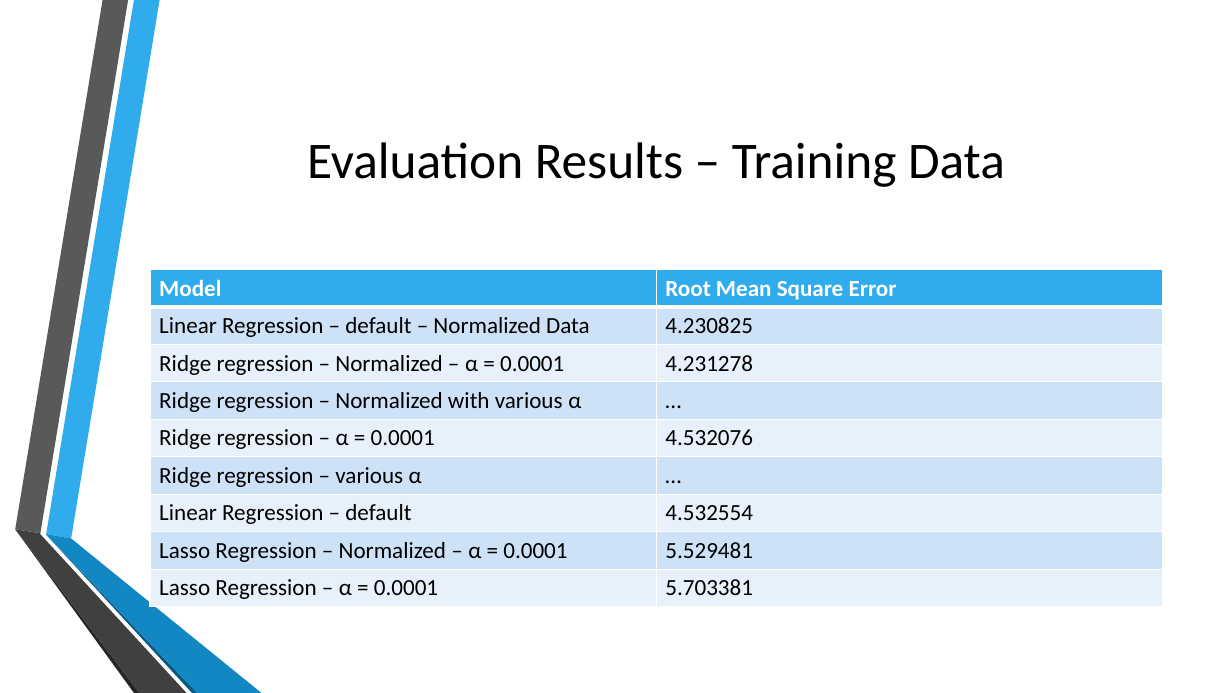
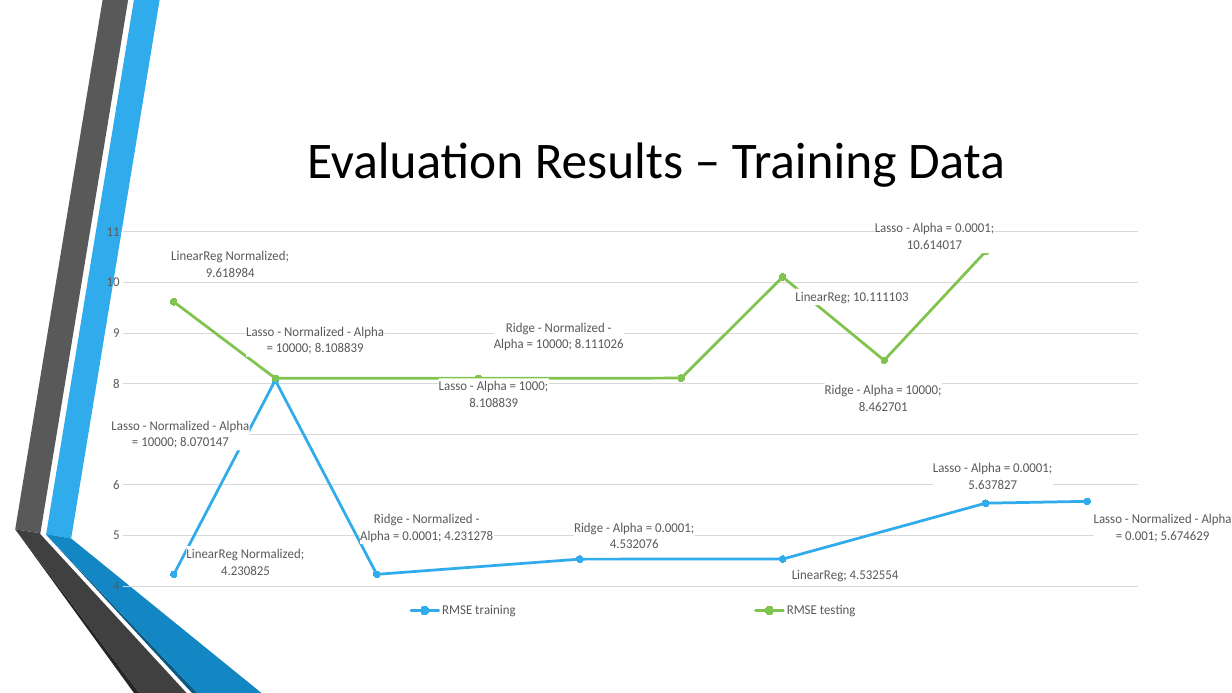
Before and after one commit to cypher93/genomska_informatika, a slide deck: slide 12 of project/presentation/presentation.pptx. Drawn at 1232x693 pixels with LibreOffice and Linux fonts; fonts in the diff are those of the drawing; background and template pictures are left out. Boxes give left, top, right and bottom in pixels: in the first picture for what was removed or moved away, otherwise in the second. Text is boxed around its words. In the diff, an @@ line names an element or a change of style, - is before the commit and + after.

Commit message:
Refactor code, add better K selection and clearer result representation

```diff
--- a/project/presentation/presentation.pptx
+++ b/project/presentation/presentation.pptx
@@ line chart added at box(84, 205, 1232, 641) @@
+categories: LinearReg Normalized, Lasso - Normalized - Alpha = 10000, Ridge - Normalized - Alpha = 0.0001, Lasso - Alpha = 1000, Ridge - Alpha = 0.0001, Ridge - Normalized - Alpha = 10000, LinearReg, Ridge - Alpha = 10000, Lasso - Alpha = 0.0001, Lasso - Normalized - Alpha = 0.001
+RMSE training: 4.230825, 8.070147, 4.231278, -, 4.532076, -, 4.532554, -, 5.637827, 5.674629
+RMSE testing: 9.618984, 8.108839, -, 8.108839, -, 8.111026, 10.111103, 8.462701, 10.614017, -
@@ table removed at box(150, 270, 1163, 607), 9 rows, 2 columns @@
-Model | Root Mean Square Error
-Linear Regression – default – Normalized Data | 4.230825
-Ridge regression – Normalized – α = 0.0001 | 4.231278
-Ridge regression – Normalized with various α | …
-Ridge regression – α = 0.0001 | 4.532076
-Ridge regression – various α | …
-Linear Regression – default | 4.532554
-Lasso Regression – Normalized – α = 0.0001 | 5.529481
-Lasso Regression – α = 0.0001 | 5.703381
```
Also in this commit, not shown: 1 slide removed, 4 other files.
